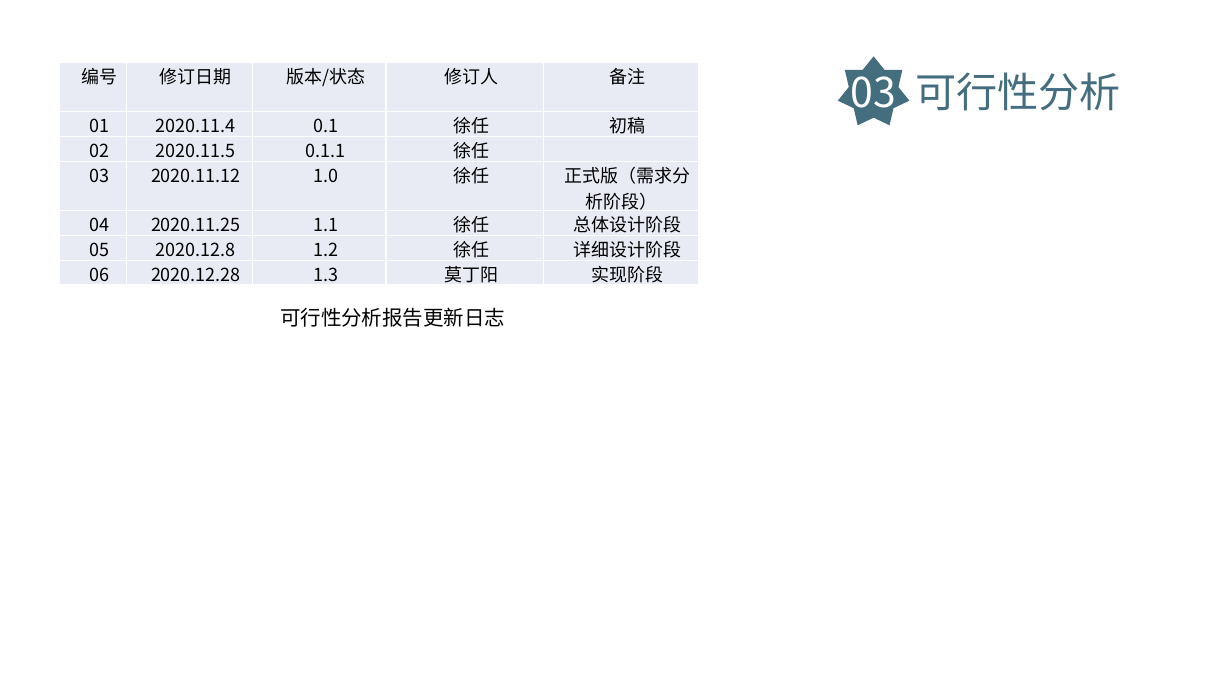
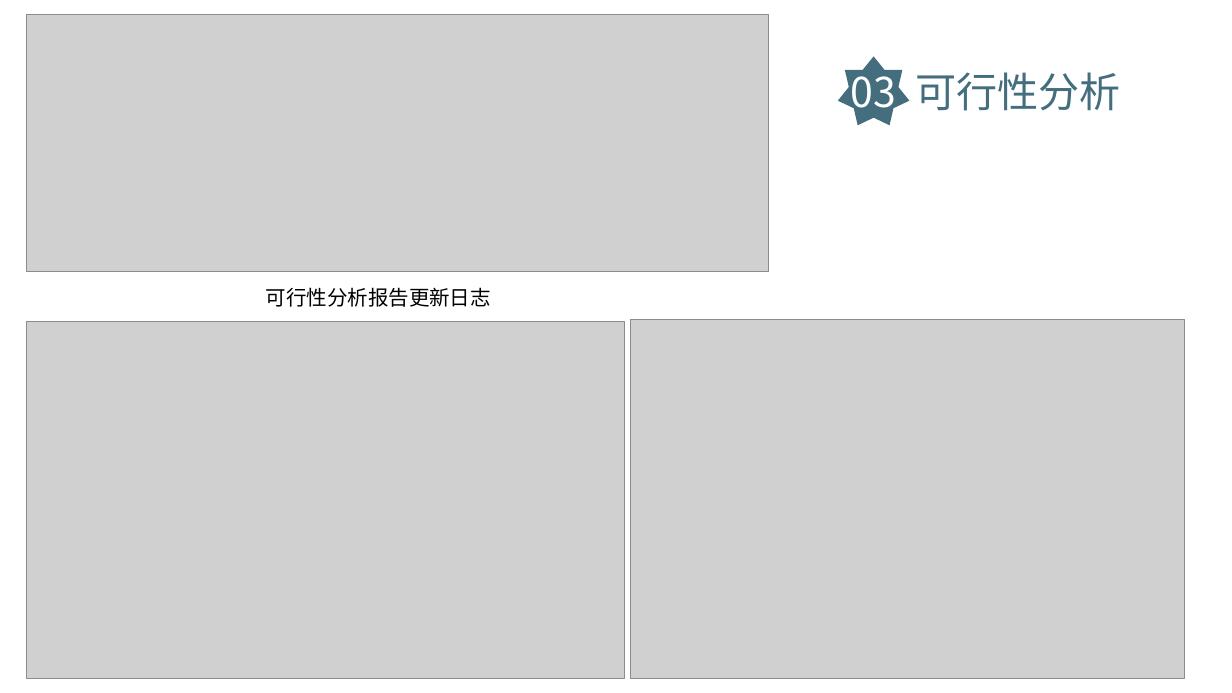
Before and after one commit to zszdxasdf/zhizhang, a slide deck: slide 9 of 总结/SE2020-G14-总结.pptx. Drawn at 1232x693 pixels with LibreOffice and Linux fonts; fonts in the diff are those of the drawing; grey boxes stand for pictures. Boxes give left, top, right and bottom in pixels: in the first picture for what was removed or moved away, otherwise in the second. Text is boxed around its words. In the diff, an @@ line names an element or a change of style, - is before the commit and + after.

Commit message:
总结阶段更新

```diff
--- a/总结/SE2020-G14-总结.pptx
+++ b/总结/SE2020-G14-总结.pptx
@@ picture added at [27, 15, 769, 272] @@
@@ table removed at [59, 62, 700, 287], 7 rows, 5 columns @@
-编号 | 修订日期 | 版本/状态 | 修订人 | 备注
-01 | 2020.11.4 | 0.1 | 徐任 | 初稿
-02 | 2020.11.5 | 0.1.1 | 徐任 | 
-03 | 2020.11.12 | 1.0 | 徐任 | 正式版（需求分析阶段）
-04 | 2020.11.25 | 1.1 | 徐任 | 总体设计阶段
-05 | 2020.12.8 | 1.2 | 徐任 | 详细设计阶段
-06 | 2020.12.28 | 1.3 | 莫丁阳 | 实现阶段
@@ text "可行性分析报告更新日志": place and size @@
-text "可行性分析报告更新日志" at [280, 307, 505, 327]
+text "可行性分析报告更新日志" at [266, 287, 491, 307]
@@ picture added at [27, 322, 625, 678] @@
@@ picture added at [631, 320, 1186, 678] @@
```
Also in this commit, not shown: 6 other slides changed, 7 slides added, 1 slide removed, 17 other files.
